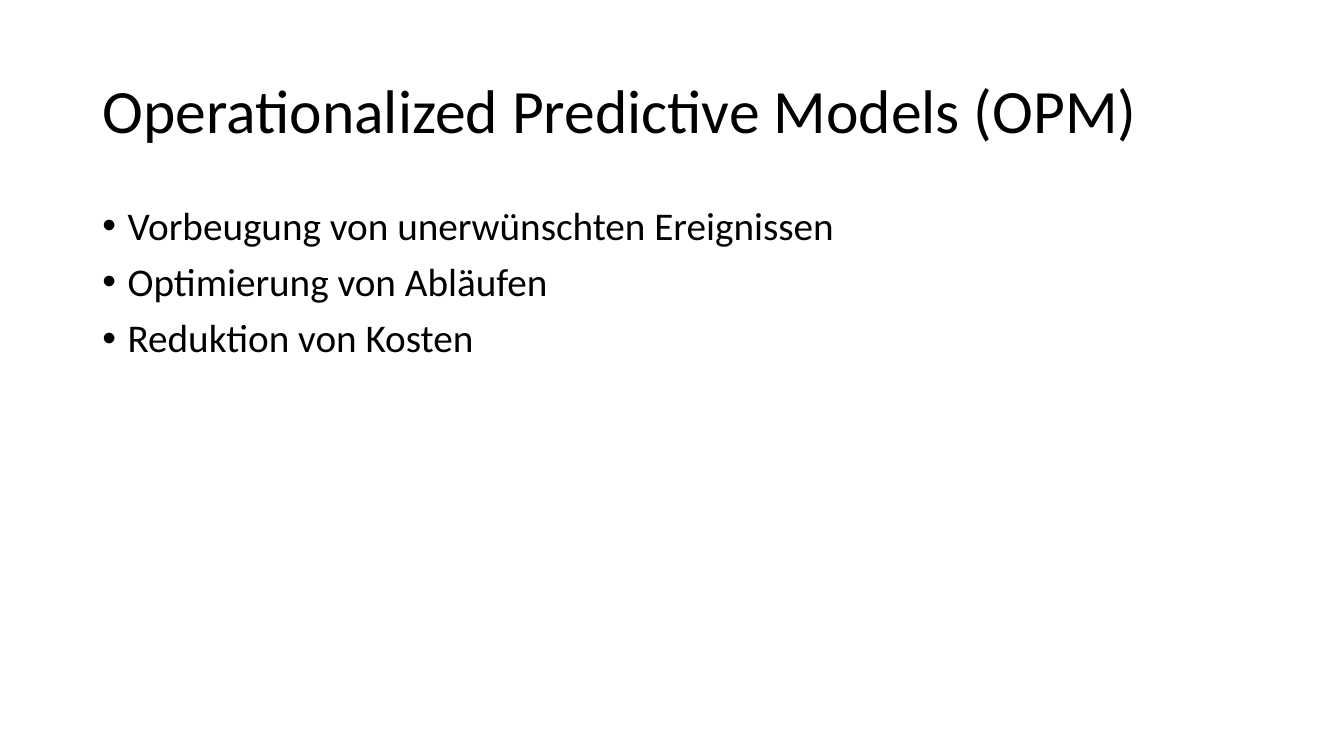
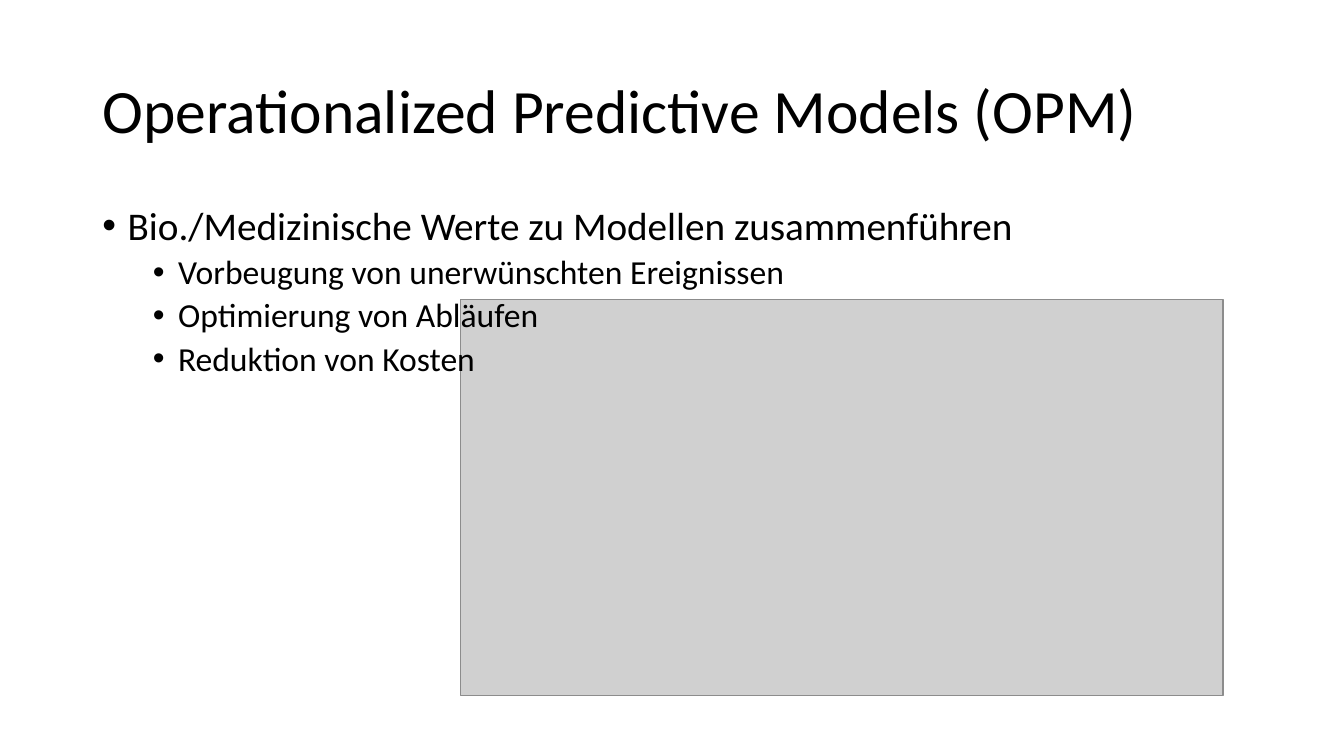
Before and after one commit to advocd/ss2016-innovative_technologien, a slide deck: slide 9 of Von der Informatik die Auszog um die Welt.pptx (slide 7 before the commit). Drawn at 1344x756 pixels with LibreOffice and Linux fonts; fonts in the diff are those of the drawing; grey boxes stand for pictures. Boxes give left, top, right and bottom in pixels: in the first picture for what was removed or moved away, otherwise in the second. Text is boxed around its words. In the diff, an @@ line names an element or a change of style, - is before the commit and + after.

```diff
--- a/Von der Informatik die Auszog um die Welt.pptx
+++ b/Von der Informatik die Auszog um die Welt.pptx
@@ text at box(128, 212, 1013, 242): paragraph added @@
+• Bio./Medizinische Werte zu Modellen zusammenführen
@@ text at box(178, 260, 784, 379): size 28 to 24 pt in "Vorbeugung von unerwünschten Ereignissen", "Optimierung von Abläufen", "Reduktion von Kosten"; list level 1 to 2 in "Vorbeugung von unerwünschten Ereignissen"; list level 1 to 2 in "Optimierung von Abläufen"; list level 1 to 2 in "Reduktion von Kosten" @@
@@ picture added at box(461, 299, 1223, 696) @@
```
Also in this commit, not shown: 1 other slide changed, 6 slides added, 9 other files.
